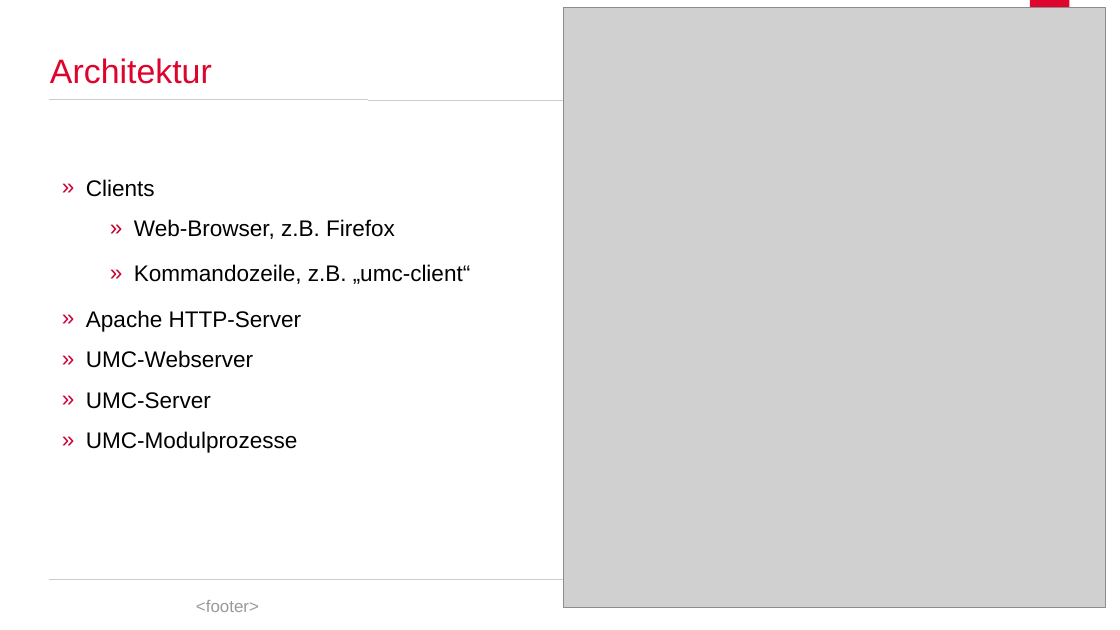
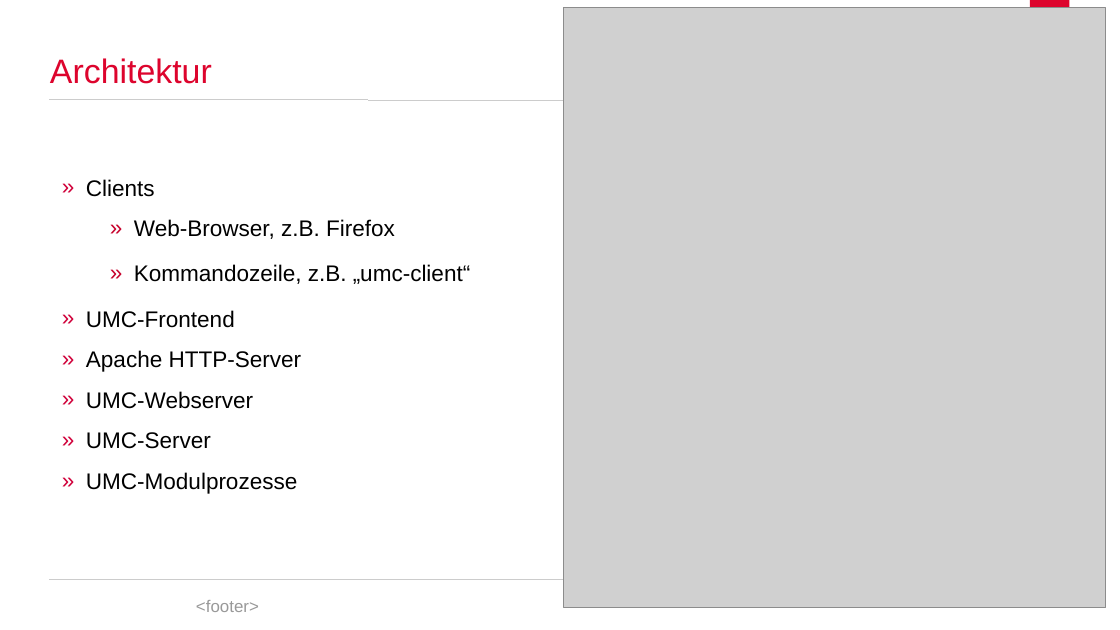
Before and after one commit to spaceone/presentations, a slide deck: slide 3 of univention-management-console/univention-management-console.odp. Drawn at 1120x630 pixels with LibreOffice and Linux fonts; fonts in the diff are those of the drawing; grey boxes stand for pictures; background and template pictures are left out. Boxes give left, top, right and bottom in pixels: in the first picture for what was removed or moved away, otherwise in the second. Text is boxed around its words. In the diff, an @@ line names an element or a change of style, - is before the commit and + after.

```diff
--- a/univention-management-console/univention-management-console.odp
+++ b/univention-management-console/univention-management-console.odp
@@ text at box(86, 310, 235, 328): paragraph added @@
+» UMC-Frontend
```
Also in this commit, not shown: 9 other slides changed, 2 slides added, 2 slides removed.
